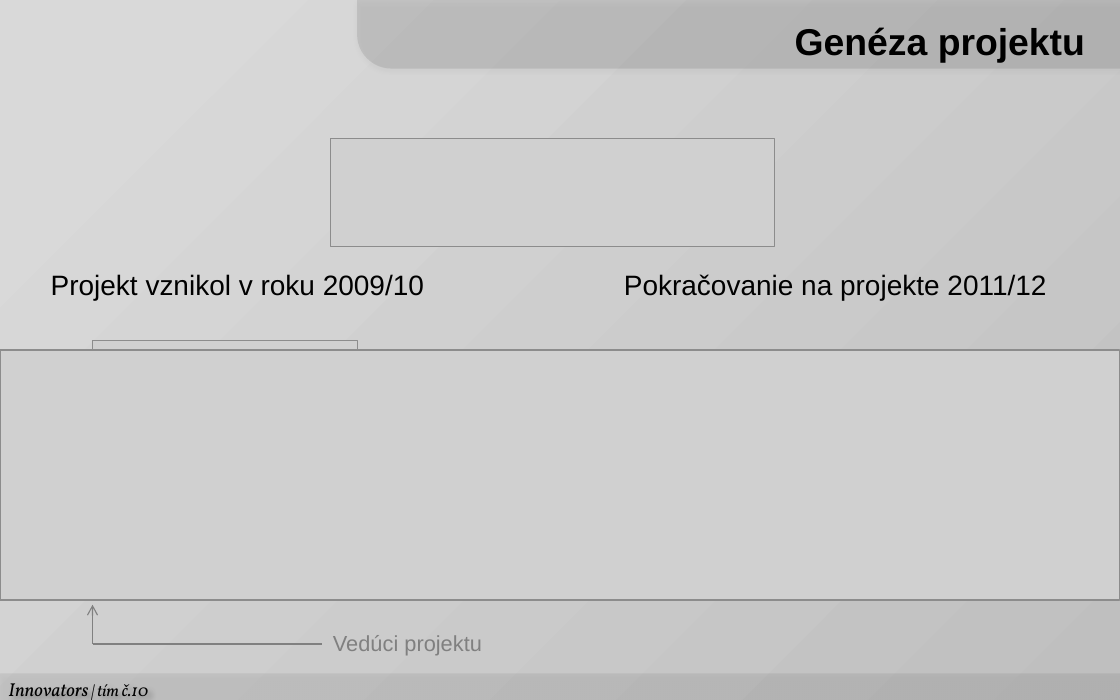
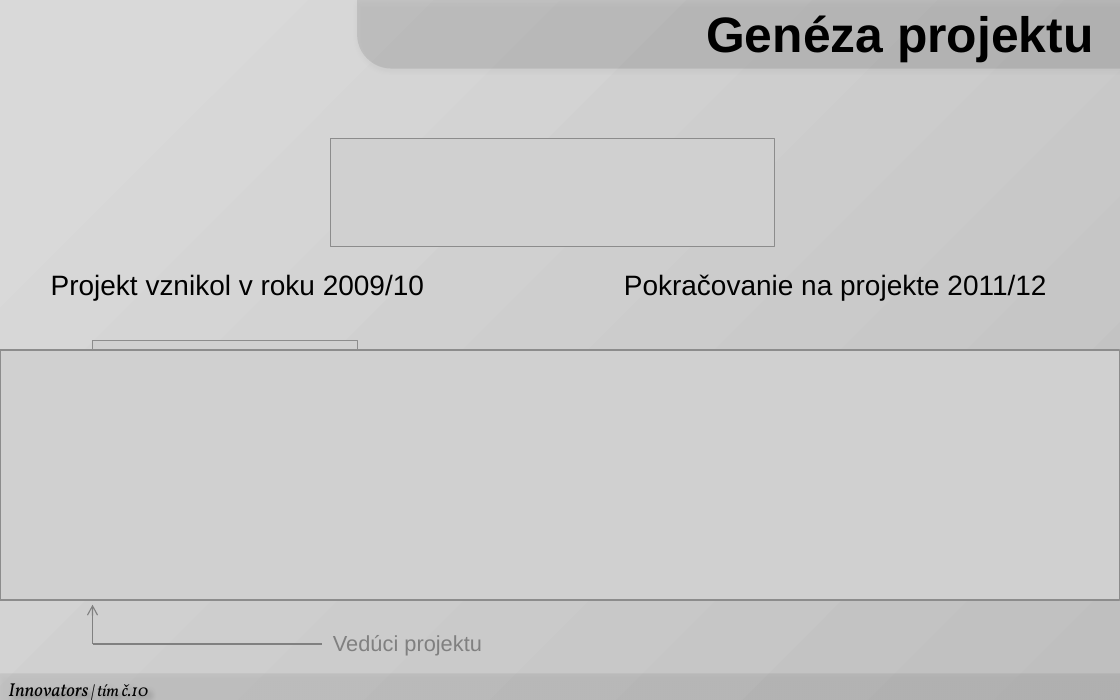
Before and after one commit to Innovators-Team10/Documentation, a slide deck: slide 2 of Dokumentacie/Ostatne/Prezentacie/LS/TrollEdit.pptx. Drawn at 1120x700 pixels with LibreOffice and Linux fonts; fonts in the diff are those of the drawing; grey boxes stand for pictures. Boxes give left, top, right and bottom in pixels: in the first picture for what was removed or moved away, otherwise in the second. Text is boxed around its words. In the diff, an @@ line names an element or a change of style, - is before the commit and + after.

```diff
--- a/Dokumentacie/Ostatne/Prezentacie/LS/TrollEdit.pptx
+++ b/Dokumentacie/Ostatne/Prezentacie/LS/TrollEdit.pptx
@@ text "Genéza projektu": place and size @@
-text "Genéza projektu" at [795, 27, 1085, 63]
+text "Genéza projektu" at [706, 15, 1093, 63]
@@ text "Genéza projektu" at [706, 15, 1093, 63]: size 24 to 32 pt @@
```
Also in this commit, not shown: 6 other slides changed, 2 slides added.
